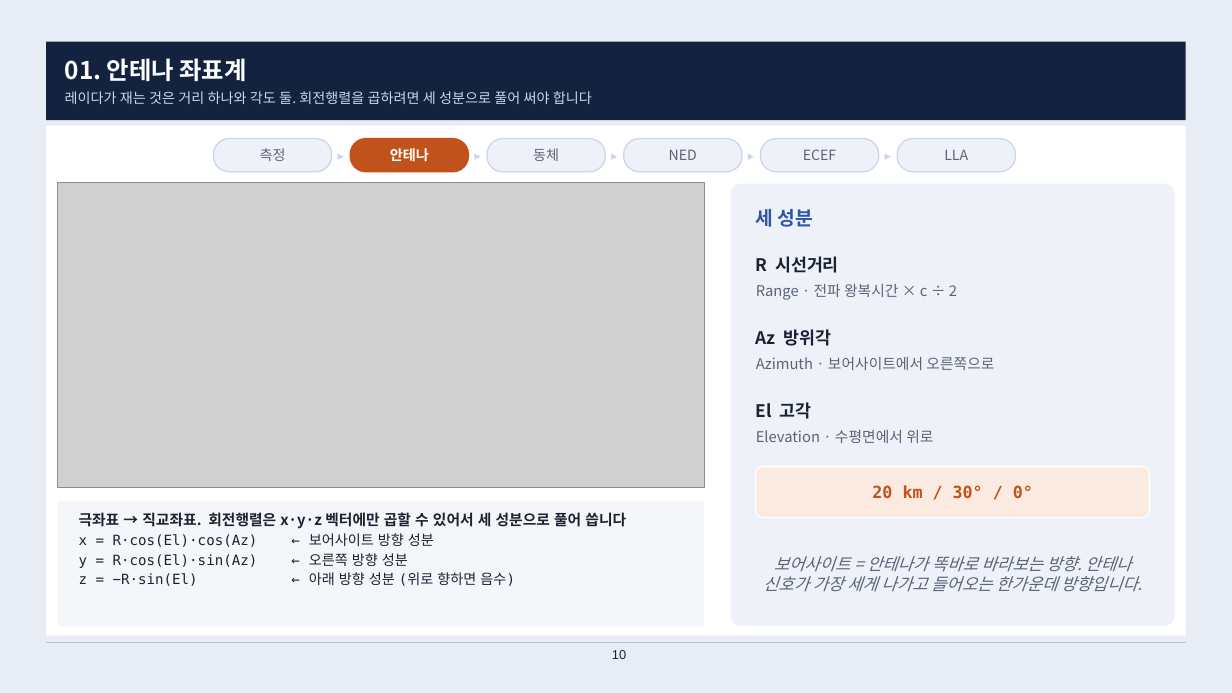
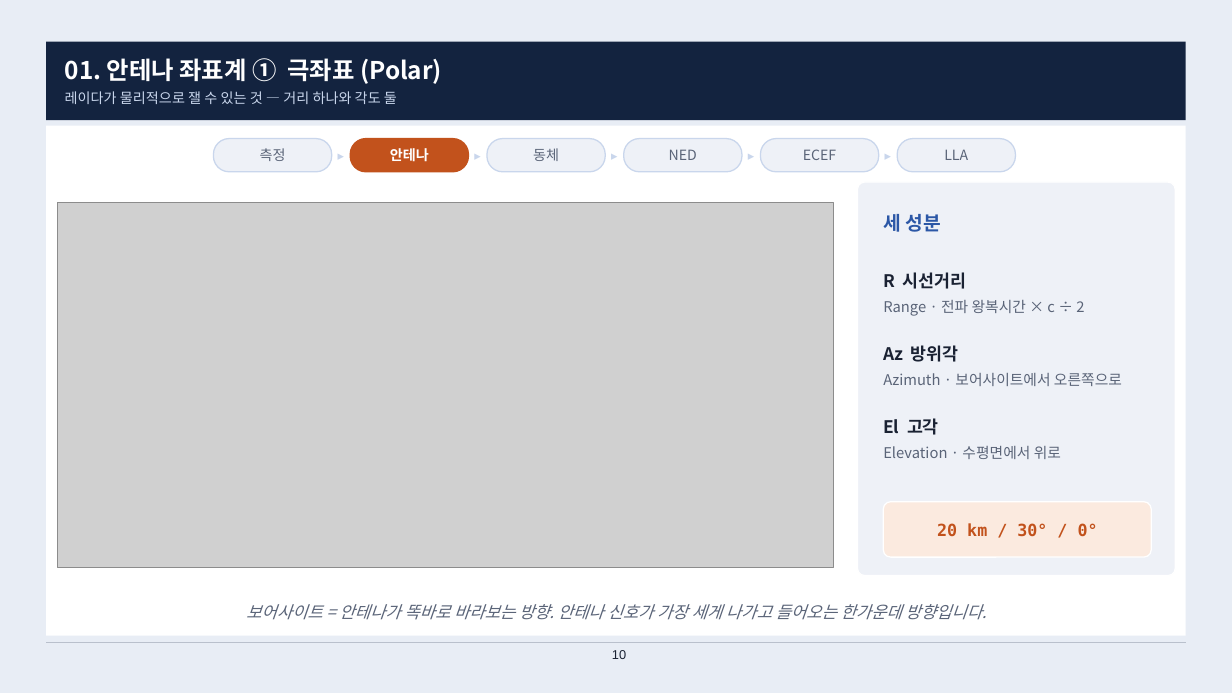
Before and after one commit to harley-hwan/IpcProc, a slide deck: slide 10 of Part2_CoordFrames/ref/산출물/Chapter2_coordinate_systems.pptx. Drawn at 1232x693 pixels with LibreOffice and Linux fonts; fonts in the diff are those of the drawing; grey boxes stand for pictures. Boxes give left, top, right and bottom in pixels: in the first picture for what was removed or moved away, otherwise in the second. Text is boxed around its words. In the diff, an @@ line names an element or a change of style, - is before the commit and + after.

```diff
--- a/Part2_CoordFrames/ref/산출물/Chapter2_coordinate_systems.pptx
+++ b/Part2_CoordFrames/ref/산출물/Chapter2_coordinate_systems.pptx
@@ text at bbox=[65, 58, 442, 104]: text changed @@
-01. 안테나 좌표계
-레이다가 재는 것은 거리 하나와 각도 둘. 회전행렬을 곱하려면 세 성분으로 풀어 써야 합니다
+01. 안테나 좌표계 ① 극좌표 (Polar)
+레이다가 물리적으로 잴 수 있는 것 — 거리 하나와 각도 둘
@@ picture: place and size @@
-picture at bbox=[57, 183, 704, 487]
+picture at bbox=[57, 202, 834, 567]
@@ rounded rectangle: place and size @@
-rounded rectangle at bbox=[730, 183, 1176, 627]
+rounded rectangle at bbox=[858, 182, 1176, 576]
@@ text "세 성분": place and size @@
-text "세 성분" at bbox=[756, 209, 813, 227]
+text "세 성분" at bbox=[883, 214, 940, 232]
@@ text "R 시선거리": place and size @@
-text "R 시선거리" at bbox=[756, 256, 994, 443]
+text "R 시선거리" at bbox=[883, 272, 1122, 459]
@@ rounded rectangle removed at bbox=[57, 501, 704, 627] @@
@@ text "20 km / 30° / ...": place and size @@
-text "20 km / 30° / ..." at bbox=[872, 485, 1033, 499]
+text "20 km / 30° / ..." at bbox=[937, 523, 1098, 537]
@@ rounded rectangle: place and size @@
-rounded rectangle at bbox=[756, 467, 1150, 518]
+rounded rectangle at bbox=[884, 502, 1152, 557]
@@ text removed at bbox=[79, 512, 626, 586] @@
-극좌표 → 직교좌표. 회전행렬은 x·y·z 벡터에만 곱할 수 있어서 세 성분으로 풀어 씁니다
-x = R·cos(El)·cos(Az) ← 보어사이트 방향 성분
-y = R·cos(El)·sin(Az) ← 오른쪽 방향 성분
-z = −R·sin(El) ← 아래 방향 성분 (위로 향하면 음수)
@@ text "보어사이트 = 안테나가 똑바로 바라보는 ..." rewrapped from bbox=[763, 556, 1142, 592] to bbox=[246, 604, 986, 620] @@
```
Also in this commit, not shown: 6 other slides changed, 1 slide added, 8 other files.
